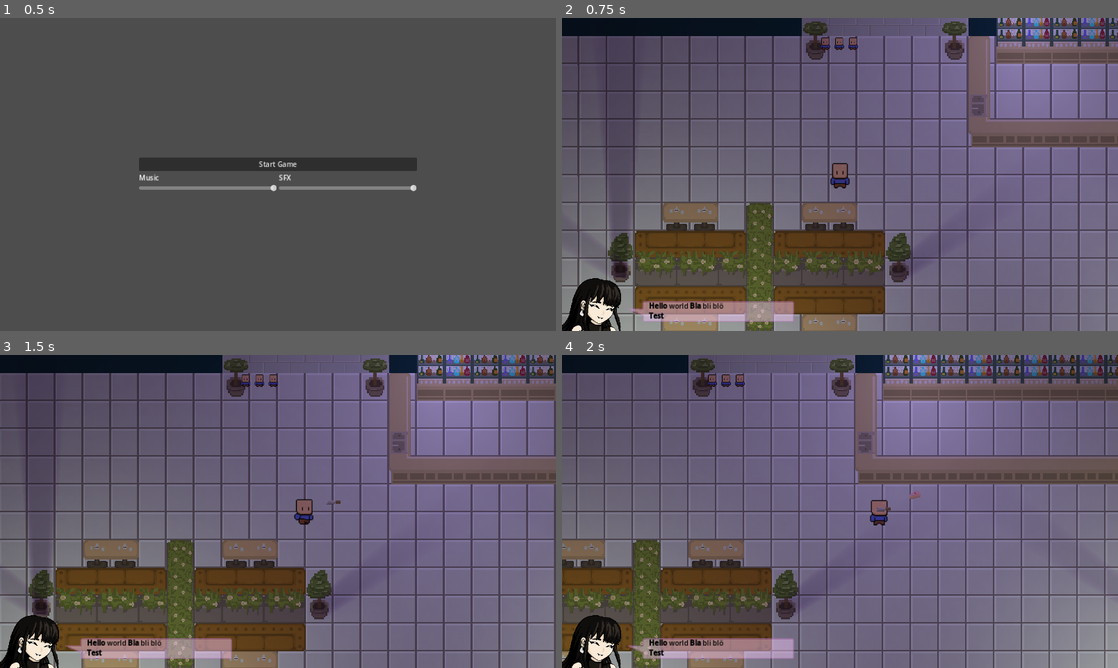
Above: before the commit, frames 1-4 (two rows, left to right).
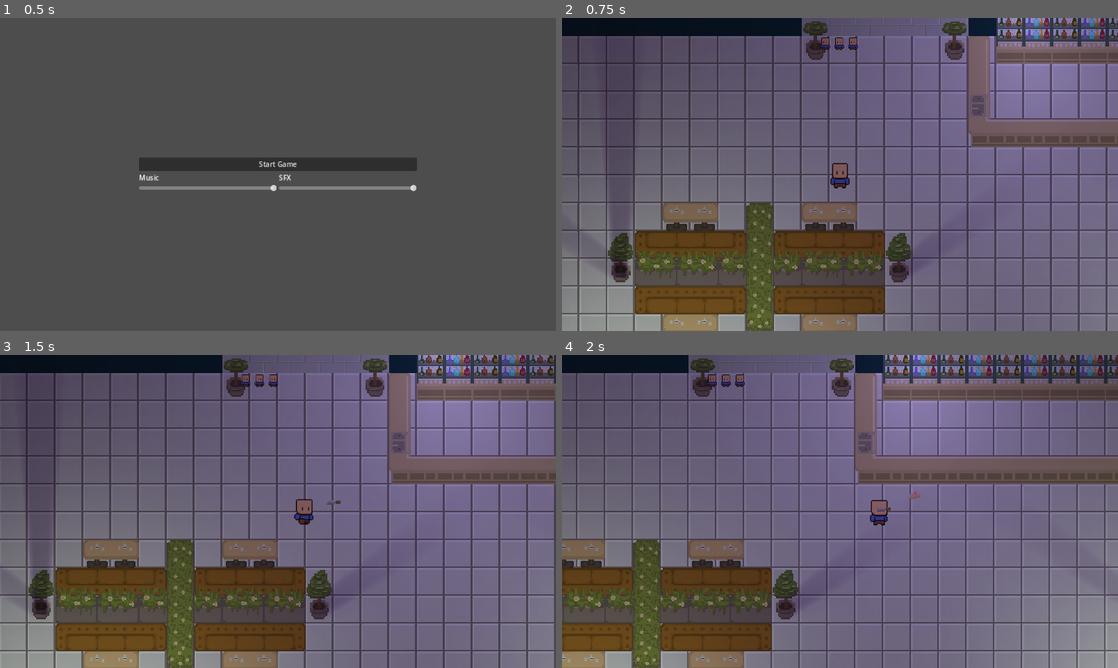
Above: after the commit, the same moments.

Repository: KDing0/GGJGodot
Game: Godot game, scene res://Misc/GameManager.tscn
Same seed, same stepped clock (60 frames per second), same inputs: the game is played once before the commit and once after it.
Inputs (mouse positions are in pixels of both pictures, inside the frame that each line leads up to):
- Up to frame 1 (0.5 s): no input
- Up to frame 2 (0.75 s): click "Start Game" at 0.5 s
- Up to frame 3 (1.5 s): tap Enter at 1.25 s; move the mouse to (400, 495) at 1.27 s; press the mouse at (400, 495) at 1.28 s; hold Right (player_right) from 1.28 s (still down)
- Up to frame 4 (2 s): keep holding Right (player_right)

Frame 1 is identical in both runs. In frame 2, 3.2% of the frame differs, in the area x 0-42%, y 83-100%; in frame 3, 3.2%; in frame 4, 3.2%.

Commit message:
Added a lot of functionality

Diff:
--- a/src/Misc/GameController.gd
+++ b/src/Misc/GameController.gd
@@ -4,6 +4,7 @@
 
 @onready var waves = Waves.new()
 @onready var enemyPaths = self.get_node("../EnemyPaths")
+@onready var textCollision = self.get_node("../TextCollisions")
 
 var spawnTimer = Timer.new()
 var betweenWavesTimer = Timer.new()
@@ -51,10 +52,15 @@
 	spawnEnemy(enemy_batch[0], enemy_batch[1], enemy_batch[2])
 	enemyPaths.signal_emitted = false
 
+	if enemy_inBatch_counter == 0:
+		if enemy_batch.size() >= 6:
+			textCollision.setText(waves.get_text(enemy_batch[5]))
+
 	enemy_inBatch_counter += 1
 	if enemy_batch[3] <= enemy_inBatch_counter:
 		enemy_inBatch_counter = 0
 		if enemy_batch.size() >= 5:
+			await textCollision.textbox_gone
 			prepare_new_batch(enemy_batch[4])
 		else:
 			if !enemyPaths.signal_emitted:
--- a/src/Misc/WaveSave.gd
+++ b/src/Misc/WaveSave.gd
@@ -4,8 +4,8 @@
 # EnemyType, PathID, Speed, Amount of Enemies, Time to next batch
 # If there is no next batch, just leave the last element
 const wave_1 = [
-	[Enemy.EnemyTypes.ENEMY_TYPE1, 1, 70.0, 1, 2],
-	[Enemy.EnemyTypes.ENEMY_TYPE2, 2, 90.0, 1, 2],
+	[Enemy.EnemyTypes.ENEMY_TYPE1, 1, 70.0, 1, 2, 0],
+	[Enemy.EnemyTypes.ENEMY_TYPE2, 2, 90.0, 1, 2, 1],
 	[Enemy.EnemyTypes.ENEMY_TYPE1, 3, 80.0, 1]
 ]
 const wave_2 = [
@@ -16,6 +16,12 @@
 ]
 
 const waveMap = {0: wave_1, 1: wave_2}
+
+# Text, from_word, to_word
+const texts = [
+	["Can't you make me cry", "cry", "laugh"],
+	["Tell me a sad story", "sad", "funny"]
+]
 
 var currentWave : int = -1
 var currentBatch : int = -1
@@ -31,3 +37,6 @@
 	if waveMap[currentWave].size() <= currentBatch:
 		return []
 	return waveMap[currentWave][currentBatch]
+
+func get_text(id):
+	return texts[id]
--- a/src/Textboxes/TextCollisions.gd
+++ b/src/Textboxes/TextCollisions.gd
@@ -2,24 +2,37 @@
 
 @export var cam: Camera2D
 @export var textbox: CanvasLayer
+@export var timeout_time = 5
+
+var timer = Timer.new()
+
+signal textbox_gone
 
 func _ready():
-	var textHitArea = textbox.add_area_on("Bla")
-	textHitArea.hit.connect(_on_text_hit)
-	self.add_child(textHitArea)
+	timer.timeout.connect(_on_timer_timeout)
+	self.add_child(timer)
 
-	var tHA2 = textbox.add_area_on("Hello")
-	tHA2.hit.connect(_on_text_hit)
-	self.add_child(tHA2)
-
-	var tHA3 = textbox.add_area_on("Test")
-	tHA3.hit.connect(_on_text_hit)
-	self.add_child(tHA3)
-
-# Called every frame. 'delta' is the elapsed time since the previous frame.
 func _process(delta):
 	self.position = cam.get_screen_center_position()
-	print(position)
 
 func _on_text_hit(from, to):
 	textbox.changeText(from, to)
+	if self.get_child_count() <= 2:
+		textbox.closeTextBox()
+		textbox_gone.emit()
+
+func setText(text_array):
+	textbox.setText(text_array[0])
+	var textHitArea = textbox.add_area_on(text_array[1], text_array[2])
+	textHitArea.hit.connect(_on_text_hit)
+	self.add_child(textHitArea)
+	timer.start(timeout_time)
+
+func _on_timer_timeout():
+	timer.stop()
+	for c in self.get_children():
+		if c is Timer:
+			continue
+		c.queue_free()
+	textbox.closeTextBox()
+	textbox_gone.emit()
--- a/src/Textboxes/textbox.gd
+++ b/src/Textboxes/textbox.gd
@@ -11,6 +11,7 @@
 	$Control.offset_left = 0.0
 	$Control.offset_right = 0.0
 	$Control.offset_top = 0.0
+	$Control.position.y = 250.0
 	pass
 
 func open_textbox():
@@ -24,17 +25,22 @@
 		textbox_open = false
 
 func setText(text):
-	pass
+	var label: RichTextLabel = $Control/TextBoxContainer/BoxMargin/TextMargin/RichTextLabel
+	label.text = text
+	anims.play("open_textbox")
+
+func closeTextBox():
+	anims.play("close_textbox")
 
 func changeText(from_word, to_word):
 	var label: RichTextLabel = $Control/TextBoxContainer/BoxMargin/TextMargin/RichTextLabel
 	label.text = label.text.replace("[b]" + from_word + "[/b]", to_word)
 
-func add_area_on(word) -> Area2D:
-
+func get_area_position(word, pos: bool) -> Vector2:
 	var label: RichTextLabel = $Control/TextBoxContainer/BoxMargin/TextMargin/RichTextLabel
 	var fnt = label.get_theme_font("normal_font")
 	var fnt_size = label.get_theme_font_size("normal_font_size")
+	var fnt_size_bold = label.get_theme_font_size("bold_font_size")
 
 	# get position of word in text
 	var text = label.text
@@ -43,13 +49,23 @@
 	var lines = text.count("\n")
 	var line = text.count("\n", 0, idx) if idx != 0 else 0
 	var idx_in_line = text_lines[line].find(word)
-	print(word, ", ", lines, ", ", line)
 	var length_to_word = fnt.get_string_size(text_lines[line].substr(0, idx_in_line), 0, -1, fnt_size) / 2.0
 	var height_to_word = fnt.get_height(fnt_size) * line / 2.0
-	var length_of_word = fnt.get_string_size(word, 0, -1, fnt_size) / 2.0
+	var length_of_word = fnt.get_string_size(word, 0, -1, fnt_size_bold) / 2.0
 
-	var posX = -320 + (length_of_word.x / 2.0) + length_to_word.x + $Control/ImageContainer.size.x / 2.0 + 30.0
-	var posY = 180 - (length_of_word.y / 2.0) - ((lines - line) * length_of_word.y) - 12
+	var posX = -320 + (length_of_word.x / 2.0) + length_to_word.x + $Control/ImageContainer.size.x / 2.0 + 50.0
+	var posY = 180 - (length_of_word.y / 2.0) - ((lines - line) * length_of_word.y) - 40
+
+	if pos:
+		return Vector2(posX, posY)
+	else:
+		return Vector2(length_of_word)
+
+func add_area_on(from_word, to_word) -> Area2D:
+
+	var label: RichTextLabel = $Control/TextBoxContainer/BoxMargin/TextMargin/RichTextLabel
+	var pos = get_area_position(from_word, true)
+	var length_of_word = get_area_position(from_word, false)
 
 	var area = Area2D.new()
 	var collision = CollisionShape2D.new()
@@ -58,13 +74,13 @@
 	collision.shape = colShape
 	area.add_child(collision)
 	area.monitorable = true
-	area.position = Vector2(posX, posY)
+	area.position = pos
 	area.collision_layer = 1
 	area.collision_mask = 16
 	area.set_script(area_script)
-	area.from_word = word
-	area.to_word = "hi hi"
+	area.from_word = from_word
+	area.to_word = to_word
 
-	label.text = label.text.replace(word, "[b]" + word + "[/b]")
+	label.text = label.text.replace(from_word, "[b]" + from_word + "[/b]")
 
 	return area
--- a/src/Textboxes/textbox.tscn
+++ b/src/Textboxes/textbox.tscn
@@ -1,8 +1,8 @@
 [gd_scene load_steps=10 format=3 uid="uid://wndowv53go84"]
 
 [ext_resource type="Script" path="res://Textboxes/textbox.gd" id="1_gfbi4"]
-[ext_resource type="Texture2D" uid="uid://bqyui0nfuaj4a" path="res://Assets/UI/UI_GF_Smile.png" id="2_ajb3v"]
-[ext_resource type="Texture2D" uid="uid://ds881nrmlvhtw" path="res://Assets/UI/UI_speechBubble.png" id="3_svvb8"]
+[ext_resource type="Texture2D" uid="uid://cdf14h82sf4hp" path="res://Assets/UI/UI_GF_Laugh720.png" id="2_jyvug"]
+[ext_resource type="Texture2D" uid="uid://cisipfj3ladov" path="res://Assets/UI/UI_speechBubble720.png" id="3_a7feg"]
 
 [sub_resource type="StyleBoxEmpty" id="StyleBoxEmpty_su1er"]
 
@@ -10,6 +10,11 @@
 
 [sub_resource type="Animation" id="Animation_nrith"]
 length = 0.001
+
+[sub_resource type="Animation" id="Animation_c77ln"]
+resource_name = "close_textbox"
+length = 1.7
+step = 0.01
 tracks/0/type = "value"
 tracks/0/imported = false
 tracks/0/enabled = true
@@ -17,10 +22,10 @@
 tracks/0/interp = 1
 tracks/0/loop_wrap = true
 tracks/0/keys = {
-"times": PackedFloat32Array(0),
-"transitions": PackedFloat32Array(1),
+"times": PackedFloat32Array(1.5, 1.7),
+"transitions": PackedFloat32Array(0.535887, 1),
 "update": 0,
-"values": [Vector2(0, 0)]
+"values": [Vector2(0, 0), Vector2(0, 250)]
 }
 tracks/1/type = "value"
 tracks/1/imported = false
@@ -29,36 +34,7 @@
 tracks/1/interp = 1
 tracks/1/loop_wrap = true
 tracks/1/keys = {
-"times": PackedFloat32Array(0),
-"transitions": PackedFloat32Array(1),
-"update": 1,
-"values": [true]
-}
-
-[sub_resource type="Animation" id="Animation_c77ln"]
-resource_name = "close_textbox"
-length = 0.2
-step = 0.01
-tracks/0/type = "value"
-tracks/0/imported = false
-tracks/0/enabled = true
-tracks/0/path = NodePath("Control:position")
-tracks/0/interp = 1
-tracks/0/loop_wrap = true
-tracks/0/keys = {
-"times": PackedFloat32Array(0, 0.2),
-"transitions": PackedFloat32Array(0.535887, 1),
-"update": 0,
-"values": [Vector2(0, 0), Vector2(0, 100)]
-}
-tracks/1/type = "value"
-tracks/1/imported = false
-tracks/1/enabled = true
-tracks/1/path = NodePath("Control:visible")
-tracks/1/interp = 1
-tracks/1/loop_wrap = true
-tracks/1/keys = {
-"times": PackedFloat32Array(0, 0.2),
+"times": PackedFloat32Array(0, 1.7),
 "transitions": PackedFloat32Array(1, 1),
 "update": 1,
 "values": [true, false]
@@ -78,7 +54,7 @@
 "times": PackedFloat32Array(0, 0.2, 0.25),
 "transitions": PackedFloat32Array(1, 3.73213, 1.7411),
 "update": 0,
-"values": [Vector2(0, 100), Vector2(0, -10), Vector2(0, 0)]
+"values": [Vector2(0, 250), Vector2(0, -10), Vector2(0, 0)]
 }
 tracks/1/type = "value"
 tracks/1/imported = false
@@ -106,11 +82,10 @@
 
 [node name="Control" type="Control" parent="."]
 layout_mode = 3
-anchors_preset = 15
 anchor_right = 1.0
 anchor_bottom = 1.0
-offset_right = 2560.0
-offset_bottom = 1440.0
+offset_top = 250.0
+offset_bottom = 250.0
 grow_horizontal = 2
 grow_vertical = 2
 
@@ -126,7 +101,7 @@
 
 [node name="Image" type="TextureRect" parent="Control/ImageContainer"]
 layout_mode = 2
-texture = ExtResource("2_ajb3v")
+texture = ExtResource("2_jyvug")
 
 [node name="TextBoxContainer" type="PanelContainer" parent="Control"]
 layout_mode = 1
@@ -140,18 +115,18 @@
 
 [node name="BoxMargin" type="MarginContainer" parent="Control/TextBoxContainer"]
 layout_mode = 2
-theme_override_constants/margin_left = 150
+theme_override_constants/margin_left = 280
 theme_override_constants/margin_bottom = 20
 
 [node name="TextBox" type="TextureRect" parent="Control/TextBoxContainer/BoxMargin"]
-modulate = Color(1, 1, 1, 0.45098)
+modulate = Color(1, 1, 1, 0.490196)
 layout_mode = 2
-texture = ExtResource("3_svvb8")
+texture = ExtResource("3_a7feg")
 
 [node name="TextMargin" type="MarginContainer" parent="Control/TextBoxContainer/BoxMargin"]
 layout_mode = 2
-theme_override_constants/margin_left = 50
-theme_override_constants/margin_top = 0
+theme_override_constants/margin_left = 90
+theme_override_constants/margin_top = 10
 theme_override_constants/margin_right = 0
 theme_override_constants/margin_bottom = 0
 
Binary file added: src/Assets/UI/UI_GF_Laugh720.png
Not shown, added: src/Assets/UI/UI_GF_Laugh720.png.import
Binary file added: src/Assets/UI/UI_nameBox720.png
Not shown, added: src/Assets/UI/UI_nameBox720.png.import
Binary file added: src/Assets/UI/UI_speechBubble720.png
Not shown, added: src/Assets/UI/UI_speechBubble720.png.import
